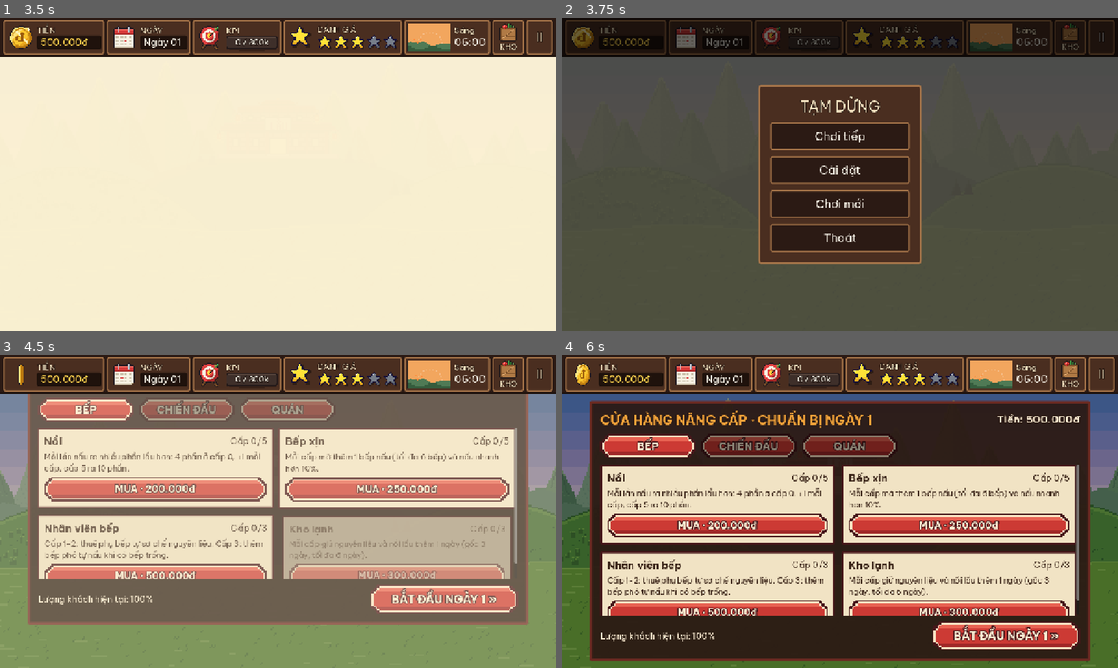
Above: before the commit, frames 1-4 (two rows, left to right).
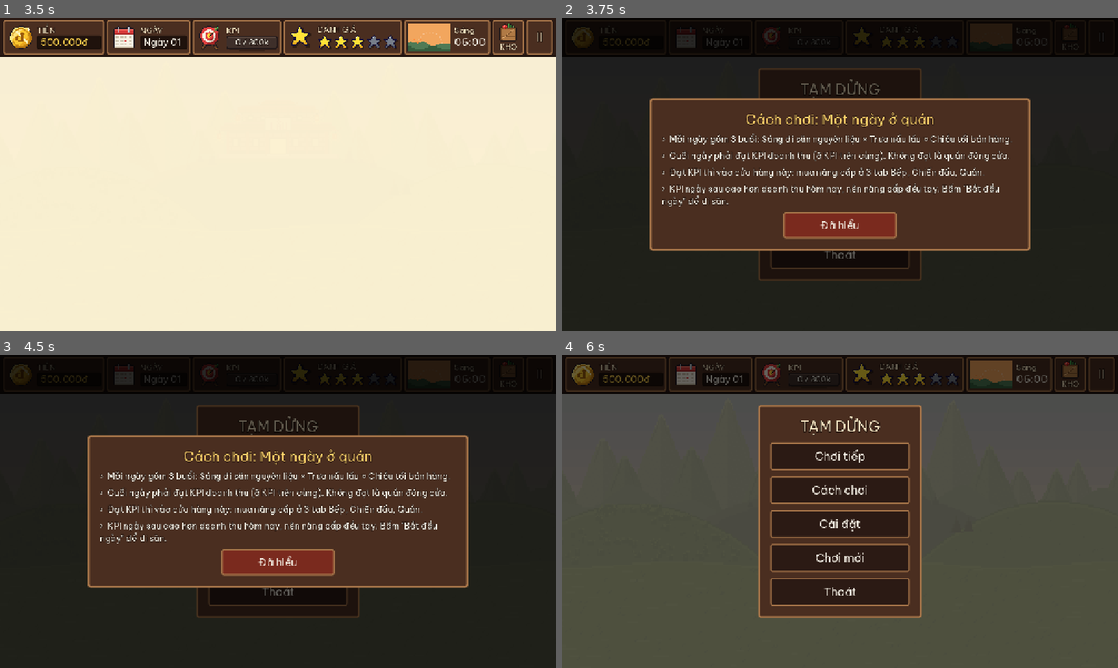
Above: after the commit, the same moments.

Repository: Znoywho/HotPot_SUNSUT
Game: Godot game, scene res://scenes/main_menu/main_menu.tscn
The game is run twice, just before and just after one commit, with the same random seed, the same clock (stepped at 60 frames per second) and the same inputs.
Inputs (mouse positions are in pixels of both pictures, inside the frame that each line leads up to):
- Up to frame 1 (3.5 s): click "CHƠI MỚI" at 0.5 s; move the mouse to (400, 158) at 1.27 s; click (400, 158) at 1.42 s; drag from (166, 190) to (250, 237) at 2.02 s; move the mouse to (333, 105) at 2.77 s; click (333, 105) at 2.92 s
- Up to frame 2 (3.75 s): click "II" at 3.5 s
- Up to frame 3 (4.5 s): click "Chơi tiếp" at 4.25 s
- Up to frame 4 (6 s): click (840, 489) at 5 s, where only the run after the commit has a clickable "Cách chơi"; click (840, 561) at 5.75 s, where only the run after the commit has a clickable "Đã hiểu"

Frame 1 is identical in both runs. In frame 2, 86% of the frame differs, in the area x 0-100%, y 0-100%; in frame 3, 99%; in frame 4, 93%.

Commit message:
Tutorial: bảng Cách chơi lần đầu vào mỗi buổi + nút Cách chơi trong menu tạm dừng

Diff:
--- a/autoload/day_manager.gd
+++ b/autoload/day_manager.gd
@@ -137,6 +137,9 @@
 	await _uncover_screen()
 	_transitioning = false
 	timer_running = PHASE_DURATIONS.has(phase) and current_phase == phase
+	# Lần đầu vào buổi này: bảng "Cách chơi" tạm dừng game (đồng hồ đứng yên) tới khi bấm "Đã hiểu".
+	if current_phase == phase and HowToPlay.should_show(phase):
+		get_tree().root.add_child(HowToPlay.new(phase))
 
 
 func go_to_main_menu() -> void:
--- /dev/null
+++ b/scenes/common/how_to_play.gd
@@ -0,0 +1,168 @@
+class_name HowToPlay
+extends CanvasLayer
+## Bảng "Cách chơi" của từng buổi: vài dòng hướng dẫn + nút "Đã hiểu".
+## DayManager tự mở lần đầu người chơi vào mỗi buổi (sau chuyển cảnh); menu tạm dừng có nút "Cách chơi" để xem lại.
+## Mở thì game tạm dừng (đồng hồ buổi đứng yên), đóng thì trả lại đúng trạng thái cũ.
+## Đã xem buổi nào thì ghi vào user://settings.cfg (cùng file cài đặt, không lẫn vào save game).
+
+const LAYER := 115 ## Trên menu tạm dừng (110) vì mở được từ đó, dưới bảng cài đặt (120).
+const SECTION := "how_to_play"
+const PANEL_WIDTH := 820.0
+const DIM := Color(0, 0, 0, 0.6)
+const PANEL_BG := Color("4a2e20")
+const PANEL_BORDER := Color("a8764a")
+const TITLE_COLOR := Color("ffd36b")
+const TEXT_COLOR := Color("f5f1e6")
+const OUTLINE := Color("1a0f0a")
+const BUTTON_BG := Color("7a2a1e")
+## Nội dung theo DayManager.Phase. Font không có glyph ▶ → nên đầu dòng dùng "›".
+const PAGES := {
+	DayManager.Phase.SHOP: {
+		"title": "Cách chơi: Một ngày ở quán",
+		"lines": [
+			"Mỗi ngày gồm 3 buổi: Sáng đi săn nguyên liệu » Trưa nấu lẩu » Chiều tối bán hàng.",
+			"Cuối ngày phải đạt KPI doanh thu (ô KPI trên cùng). Không đạt là quán đóng cửa.",
+			"Đạt KPI thì vào cửa hàng này: mua nâng cấp ở 3 tab Bếp, Chiến đấu, Quán.",
+			"KPI ngày sau cao hơn doanh thu hôm nay, nên nâng cấp đều tay. Bấm \"Bắt đầu ngày\" để đi săn.",
+		],
+	},
+	DayManager.Phase.HUNT: {
+		"title": "Cách chơi: Buổi sáng đi săn",
+		"lines": [
+			"Chạm một bụi cỏ để đánh quái. Thắng thì nhận nguyên liệu như hình trên thẻ.",
+			"Trong trận: chạm quái để chọn mục tiêu, rồi chọn chiêu. Bật \"Tự đánh\" nếu muốn nhanh.",
+			"Bỏ chạy thì mất đồ rơi. Thắng đủ trận sẽ mở Boss, rơi nguyên liệu hoàng kim giá gấp 3.",
+			"Xem \"Công thức hôm nay cần\" bên trái để săn đúng thứ. Hết giờ hoặc bấm \"Về bếp nấu lẩu\" để sang trưa.",
+		],
+	},
+	DayManager.Phase.COOK: {
+		"title": "Cách chơi: Buổi trưa nấu lẩu",
+		"lines": [
+			"Chạm bảng \"Sơ chế nguyên liệu\" để sơ chế. Sơ chế khéo thì nấu nhanh, dùng đồ thô thì nấu chậm.",
+			"Chạm một bếp trống rồi chọn món để nấu. Nâng cấp Nồi để mỗi mẻ ra nhiều phần hơn.",
+			"Chạm tủ lạnh để xem kho. Nguyên liệu và nồi lẩu để lâu sẽ hết hạn.",
+			"Nấu đủ thì bấm \"Mở quán bán hàng\". Lẩu nấu xong được mang ra quầy bếp ở màn bán.",
+		],
+	},
+	DayManager.Phase.SELL: {
+		"title": "Cách chơi: Buổi chiều tối bán hàng",
+		"lines": [
+			"Khách xếp hàng ở quầy lễ tân: chạm một bàn trống đủ ghế để mời nhóm khách vào ngồi.",
+			"Bàn gọi món xong thì chạm bàn đó để bưng lẩu ra. Bưng nhanh được cộng sao.",
+			"Khách chờ lâu sẽ bỏ về và bị trừ sao. Ít sao thì ngày sau ít khách.",
+			"Khách về để lại bàn bẩn, rác, vũng nước: chạm vào để dọn. Sàn bẩn làm khách mất kiên nhẫn nhanh hơn.",
+		],
+	},
+}
+
+var _phase: int
+var _was_paused := false
+
+
+## Bảng hướng dẫn của buổi `phase` (một trong các khóa của PAGES).
+func _init(phase: int) -> void:
+	_phase = phase
+
+
+## Buổi này có bảng hướng dẫn không.
+static func has_page(phase: int) -> bool:
+	return PAGES.has(phase)
+
+
+## Buổi này có bảng hướng dẫn mà người chơi chưa xem trên máy này.
+static func should_show(phase: int) -> bool:
+	if not has_page(phase):
+		return false
+	var config := ConfigFile.new()
+	config.load(SettingsPanel.SETTINGS_PATH) # chưa có file = chưa xem gì
+	return not bool(config.get_value(SECTION, str(phase), false))
+
+
+## Ghi nhớ đã xem bảng của buổi này (giữ nguyên các mục cài đặt khác trong file).
+static func mark_seen(phase: int) -> void:
+	var config := ConfigFile.new()
+	config.load(SettingsPanel.SETTINGS_PATH)
+	config.set_value(SECTION, str(phase), true)
+	config.save(SettingsPanel.SETTINGS_PATH)
+
+
+## Dựng bảng: nền tối chặn chạm, khung giữa màn có tiêu đề, các dòng hướng dẫn và nút "Đã hiểu".
+func _ready() -> void:
+	layer = LAYER
+	process_mode = Node.PROCESS_MODE_ALWAYS
+	_was_paused = get_tree().paused
+	get_tree().paused = true
+	var page: Dictionary = PAGES[_phase]
+
+	var dim := ColorRect.new()
+	dim.color = DIM
+	dim.set_anchors_preset(Control.PRESET_FULL_RECT)
+	dim.mouse_filter = Control.MOUSE_FILTER_STOP
+	add_child(dim)
+	var center := CenterContainer.new()
+	center.set_anchors_preset(Control.PRESET_FULL_RECT)
+	dim.add_child(center)
+	var panel := PanelContainer.new()
+	var style := StyleBoxFlat.new()
+	style.bg_color = PANEL_BG
+	style.border_color = PANEL_BORDER
+	style.set_border_width_all(4)
+	style.set_corner_radius_all(6)
+	style.set_content_margin_all(28)
+	panel.add_theme_stylebox_override("panel", style)
+	center.add_child(panel)
+	var box := VBoxContainer.new()
+	box.custom_minimum_size.x = PANEL_WIDTH
+	box.add_theme_constant_override("separation", 12)
+	panel.add_child(box)
+
+	var title := _label(page["title"], 32, TITLE_COLOR)
+	title.horizontal_alignment = HORIZONTAL_ALIGNMENT_CENTER
+	box.add_child(title)
+	for line in page["lines"]:
+		var row := _label("›  " + str(line), 20, TEXT_COLOR)
+		row.autowrap_mode = TextServer.AUTOWRAP_WORD_SMART
+		box.add_child(row)
+
+	var ok := Button.new()
+	ok.text = "Đã hiểu"
+	ok.focus_mode = Control.FOCUS_NONE
+	ok.custom_minimum_size = Vector2(260, 60)
+	ok.size_flags_horizontal = Control.SIZE_SHRINK_CENTER
+	ok.add_theme_font_size_override("font_size", 24)
+	ok.add_theme_color_override("font_color", TEXT_COLOR)
+	for state in ["normal", "hover", "pressed", "focus"]:
+		var s := StyleBoxFlat.new()
+		s.bg_color = BUTTON_BG.lightened(0.15) if state == "pressed" else BUTTON_BG
+		s.border_color = PANEL_BORDER
+		s.set_border_width_all(3)
+		s.set_corner_radius_all(4)
+		ok.add_theme_stylebox_override(state, s)
+	ok.pressed.connect(close)
+	box.add_child(ok)
+
+
+## Đóng bảng, ghi đã xem, trả game về trạng thái tạm dừng như trước khi mở.
+func close() -> void:
+	mark_seen(_phase)
+	get_tree().paused = _was_paused
+	queue_free()
+
+
+## ESC / nút Back cũng đóng bảng (để không mở menu tạm dừng chồng lên).
+func _input(event: InputEvent) -> void:
+	var key := event as InputEventKey
+	if key != null and key.pressed and not key.echo and (key.keycode == KEY_ESCAPE or key.keycode == KEY_BACK):
+		get_viewport().set_input_as_handled()
+		close()
+
+
+## Một dòng chữ có viền tối.
+func _label(text: String, font_size: int, color: Color) -> Label:
+	var label := Label.new()
+	label.text = text
+	label.add_theme_font_size_override("font_size", font_size)
+	label.add_theme_color_override("font_color", color)
+	label.add_theme_color_override("font_outline_color", OUTLINE)
+	label.add_theme_constant_override("outline_size", 4)
+	return label
--- a/scenes/common/pause_menu.gd
+++ b/scenes/common/pause_menu.gd
@@ -1,7 +1,7 @@
 class_name PauseMenu
 extends CanvasLayer
 ## Menu tạm dừng: ESC (hoặc nút "II" trên HUD, nút Back trên Android) để mở/đóng.
-## Chơi tiếp / Cài đặt / Chơi mới / Thoát ra menu chính. Chơi mới và Thoát phải xác nhận lần nữa.
+## Chơi tiếp / Cách chơi / Cài đặt / Chơi mới / Thoát ra menu chính. Chơi mới và Thoát phải xác nhận lần nữa.
 ## HUD tạo sẵn menu này; chỉ mở được khi HUD đang hiện (tức là đang trong ngày chơi).
 
 const LAYER := 110 ## Trên cả sổ tổng kết ngày (DayManager.DAY_END_LAYER = 100).
@@ -107,6 +107,8 @@
 	_clear()
 	_add_title("TẠM DỪNG")
 	_add_button("Chơi tiếp", close)
+	if HowToPlay.has_page(DayManager.current_phase):
+		_add_button("Cách chơi", _show_how_to_play)
 	_add_button("Cài đặt", func(): get_tree().root.add_child(SettingsPanel.new()))
 	_add_button("Chơi mới", _show_confirm.bind(
 			"Bắt đầu lại từ Ngày 1?\nTiến độ hiện tại sẽ mất.", "Bắt đầu lại", _new_game))
@@ -125,6 +127,12 @@
 	_box.add_child(label)
 	_add_button(confirm_text, action, BUTTON_DANGER)
 	_add_button("Quay lại", _show_main)
+
+
+## Đóng menu rồi mở bảng "Cách chơi" của buổi đang chơi (bảng tự tạm dừng game).
+func _show_how_to_play() -> void:
+	close()
+	get_tree().root.add_child(HowToPlay.new(DayManager.current_phase))
 
 
 func _new_game() -> void:
Not shown, added: scenes/common/how_to_play.gd.uid
